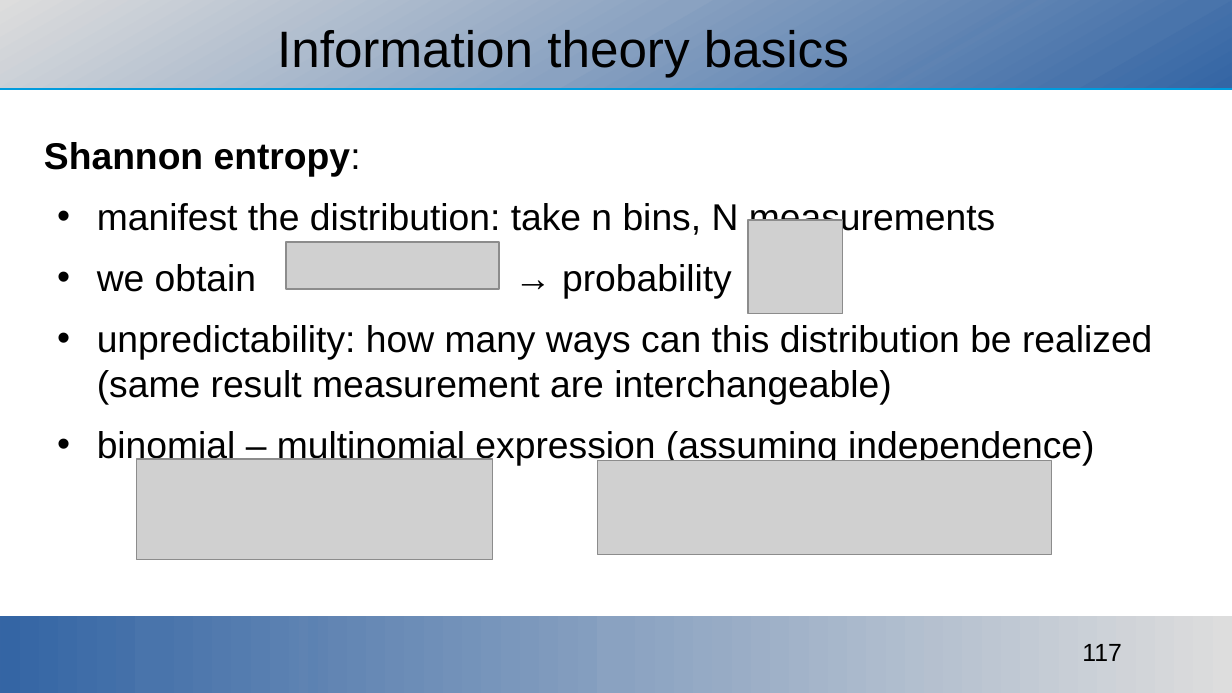
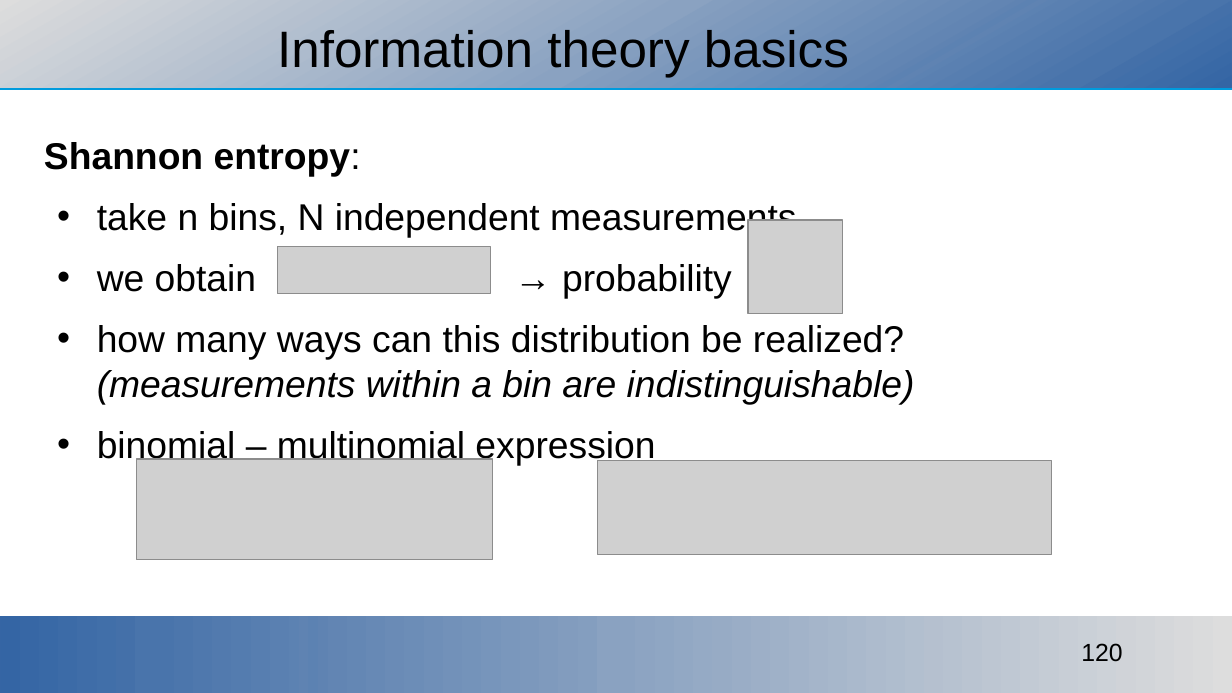
Before and after one commit to ajakovac/ML-in-Practice-I, a slide deck: slide 120 of ML in practice.odp (slide 117 before the commit). Drawn at 1232x693 pixels with LibreOffice and Linux fonts; fonts in the diff are those of the drawing; grey boxes stand for pictures; background and template pictures are left out. Boxes give left, top, right and bottom in pixels: in the first picture for what was removed or moved away, otherwise in the second. Text is boxed around its words. In the diff, an @@ line names an element or a change of style, - is before the commit and + after.

```diff
--- a/ML in practice.odp
+++ b/ML in practice.odp
@@ text at (97, 203, 796, 238): text changed @@
-• manifest the distribution: take n bins, N measurements
+• take n bins, N independent measurements
@@ picture: place and size @@
-picture at (286, 243, 500, 290)
+picture at (277, 246, 491, 293)
@@ text at (97, 325, 915, 466): text changed @@
-• unpredictability: how many ways can this distribution be realized (same result measurement are interchangeable)
-• binomial – multinomial expression (assuming independence)
+• how many ways can this distribution be realized?
+  (measurements within a bin are indistinguishable)
+• binomial – multinomial expression
@@ page number at (1081, 643, 1122, 662): text changed @@
-117
+120
```
Also in this commit, not shown: 8 other slides changed, 7 slides added, 1 slide removed, 3 other files.
